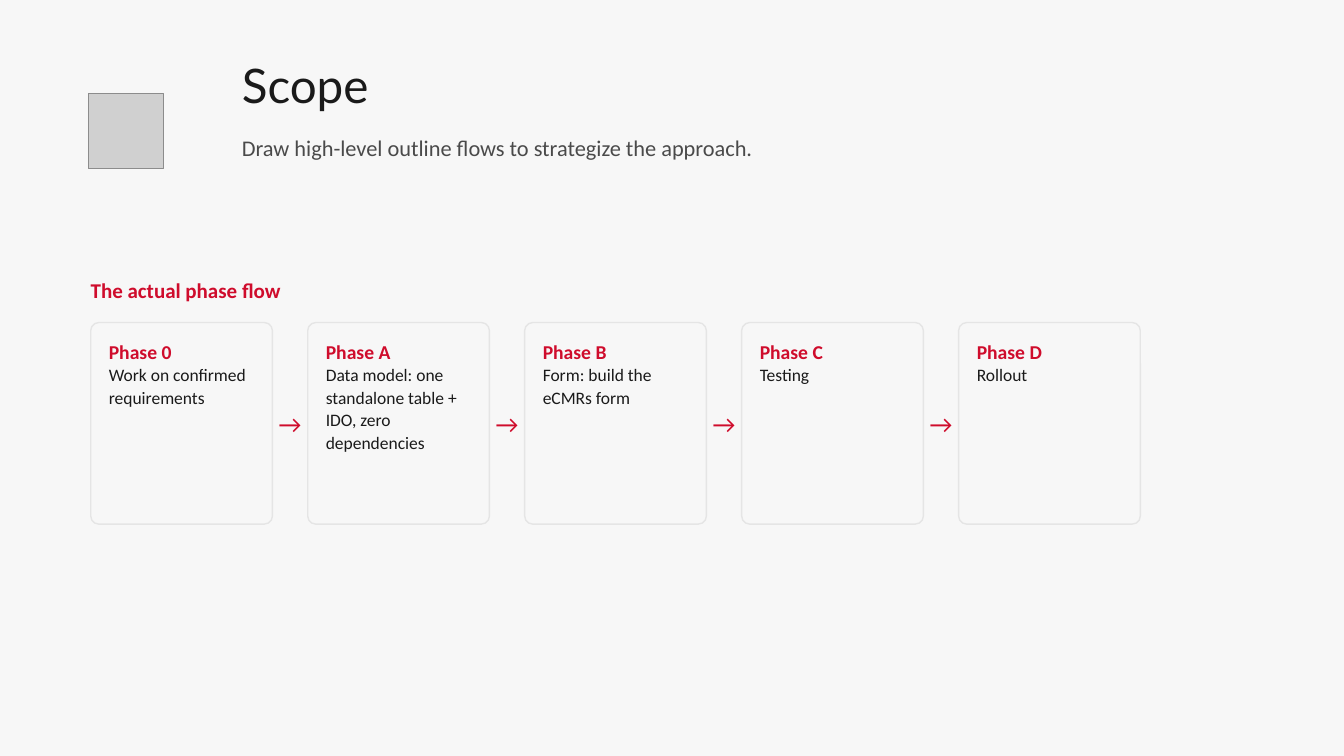
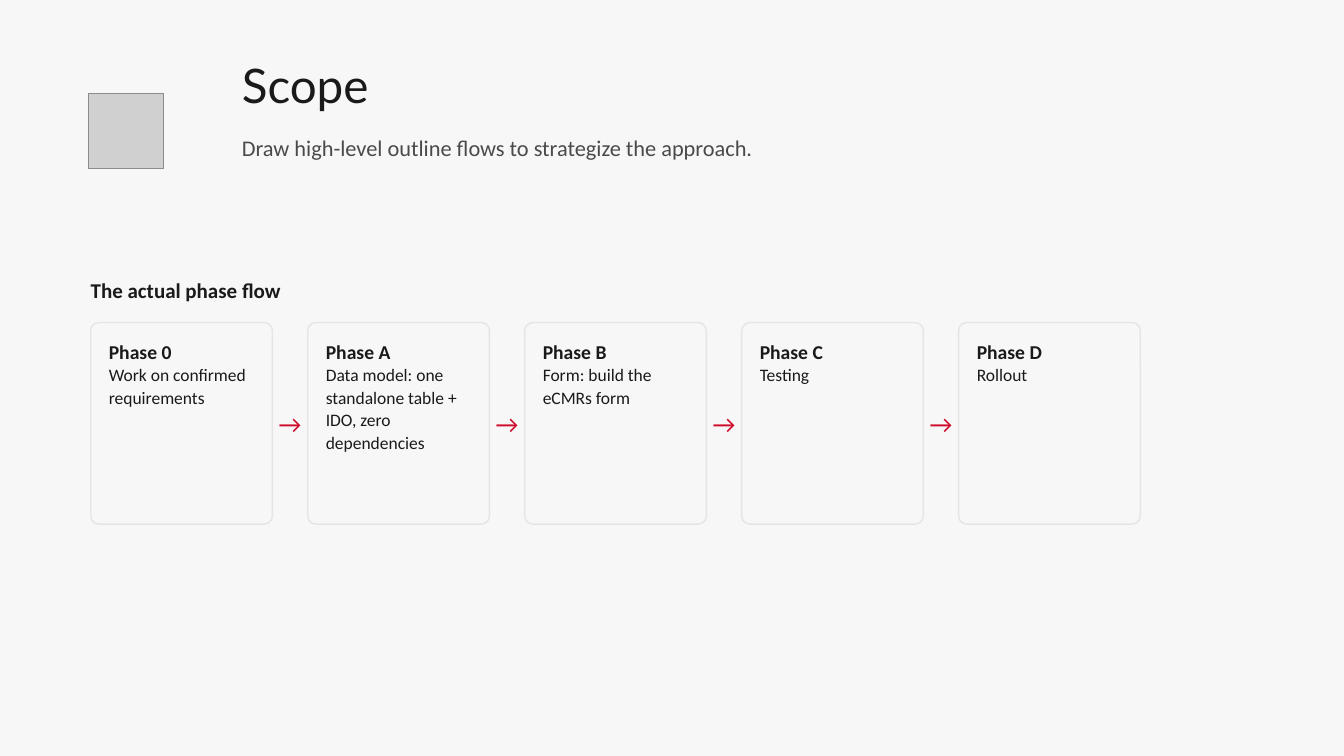
Before and after one commit to Enflite/eCMRs, a slide deck: slide 3 of docs/presentations/eCMRs_plan.pptx. Drawn at 1344x756 pixels with LibreOffice and Linux fonts; fonts in the diff are those of the drawing; grey boxes stand for pictures. Boxes give left, top, right and bottom in pixels: in the first picture for what was removed or moved away, otherwise in the second. Text is boxed around its words. In the diff, an @@ line names an element or a change of style, - is before the commit and + after.

```diff
--- a/docs/presentations/eCMRs_plan.pptx
+++ b/docs/presentations/eCMRs_plan.pptx
@@ text "The actual phase flow" at box(91, 283, 281, 302): text colour #CF0C2C to #1A1A1A @@
@@ text at box(109, 345, 172, 359): text colour #CF0C2C to #1A1A1A in "Phase 0" @@
@@ text at box(326, 345, 391, 359): text colour #CF0C2C to #1A1A1A in "Phase A" @@
@@ text at box(543, 345, 607, 359): text colour #CF0C2C to #1A1A1A in "Phase B" @@
@@ text at box(760, 345, 823, 359): text colour #CF0C2C to #1A1A1A in "Phase C" @@
@@ text at box(977, 345, 1042, 359): text colour #CF0C2C to #1A1A1A in "Phase D" @@
```
Also in this commit, not shown: 12 other slides changed, 1 slide added.
